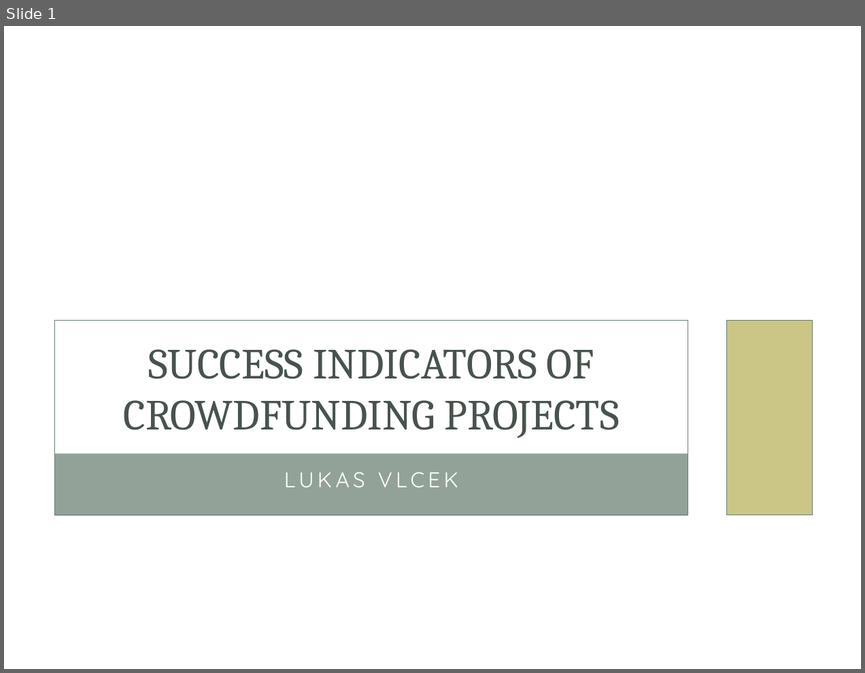
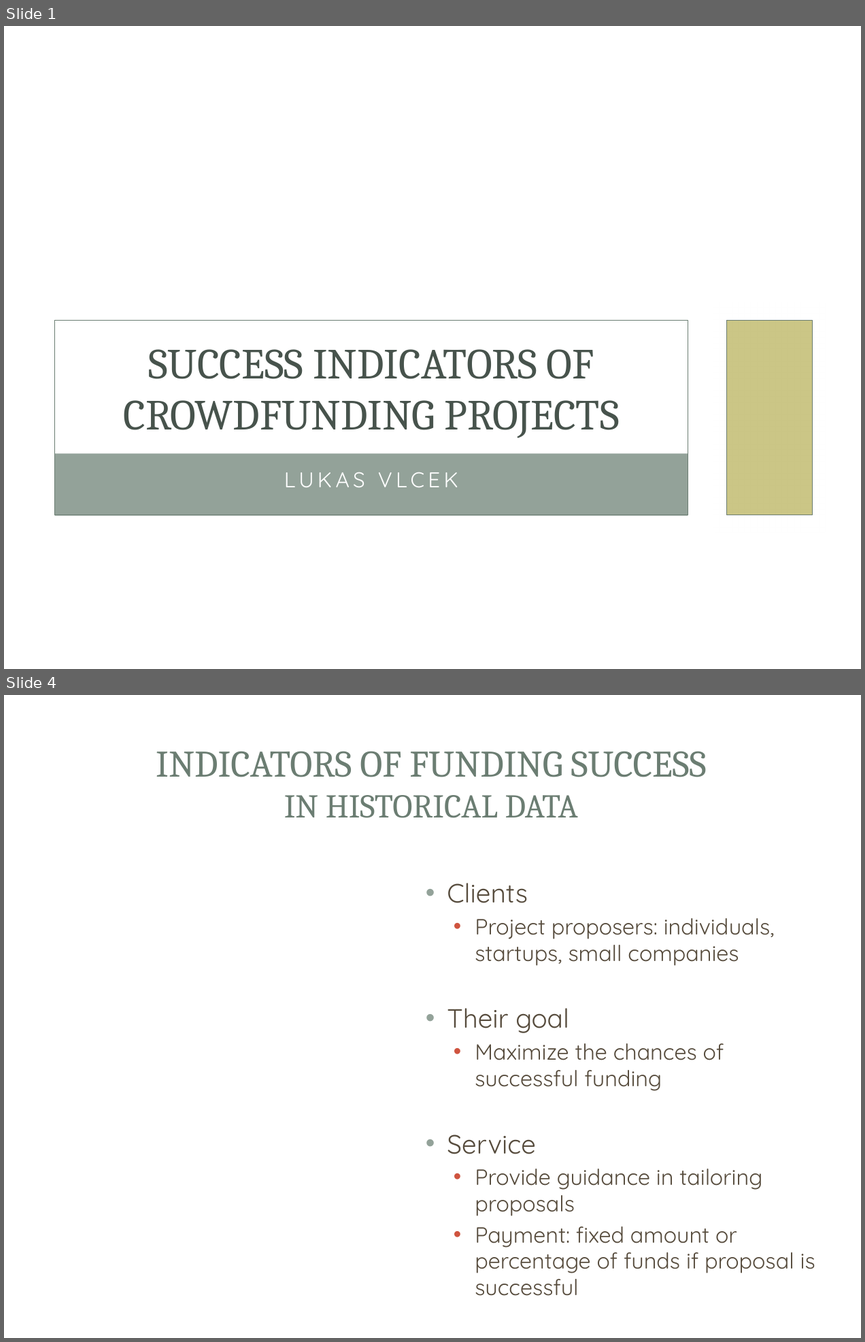
Before and after one commit to vlcekl/ds-crowdfunding, a slide deck: reports/crowdfunding_slidedeck.pptx. Shown one above the other, each under a label of ours: slide 1 before the commit, slides 1 and 4 after it; the slides between them are not shown. The pictures are 865x673 and 865x1342 pixels, drawn with LibreOffice and Linux fonts; fonts in the diff are those of the drawing; background and template pictures are left out. Boxes give left, top, right and bottom in pixels: in the first picture for what was removed or moved away, otherwise in the second. Text is boxed around its words. In the diff, an @@ line names an element or a change of style, - is before the commit and + after.

```diff
--- a/reports/crowdfunding_slidedeck.pptx
+++ b/reports/crowdfunding_slidedeck.pptx
@@ slide 4 added at (x1=4, y1=695, x2=861, y2=1338), background picture (left out); not listed: 1 template element that a slide beside it also shows @@
@@ rectangle added at (x1=30, y1=721, x2=835, y2=845), fill #FFFFFF at 83% opacity @@
@@ rectangle added at (x1=39, y1=730, x2=825, y2=834), fill #FFFFFF @@
@@ title added at (x1=156, y1=751, x2=706, y2=818), 31.5 pt, text #6B7D72 @@
+INDICATORS OF FUNDING SUCCESS
+IN HISTORICAL DATA
@@ text added at (x1=447, y1=883, x2=815, y2=1295), 18.5 pt, text #564B3C @@
+• Clients
+  • Project proposers: individuals, startups, small companies
+• Their goal
+  • Maximize the chances of successful funding
+• Service
+  • Provide guidance in tailoring proposals
+  • Payment: fixed amount or percentage of funds if proposal is successful
```
Also in this commit, not shown: 1 slide changed, 16 other slides added, 2 slides removed, 3 other files.
